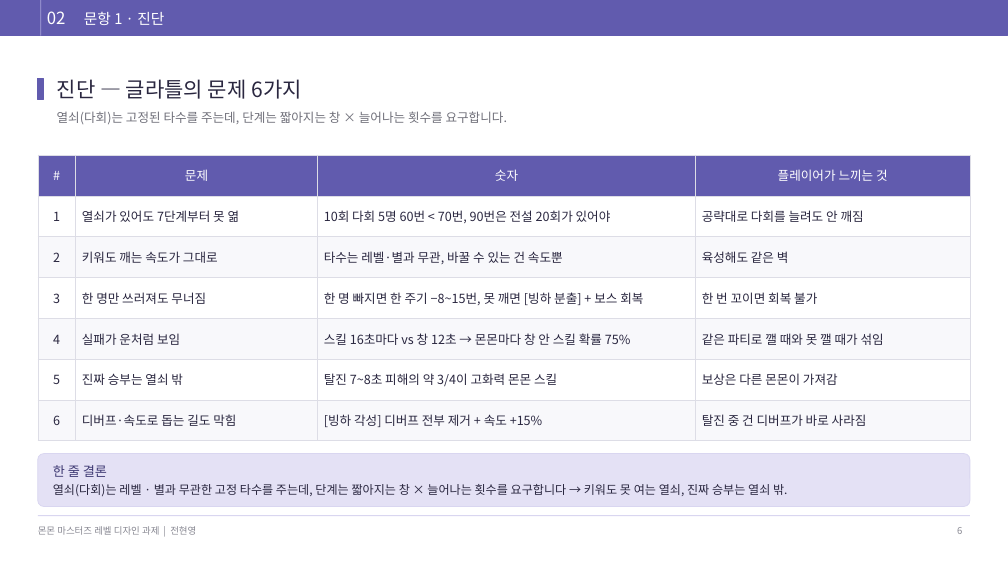
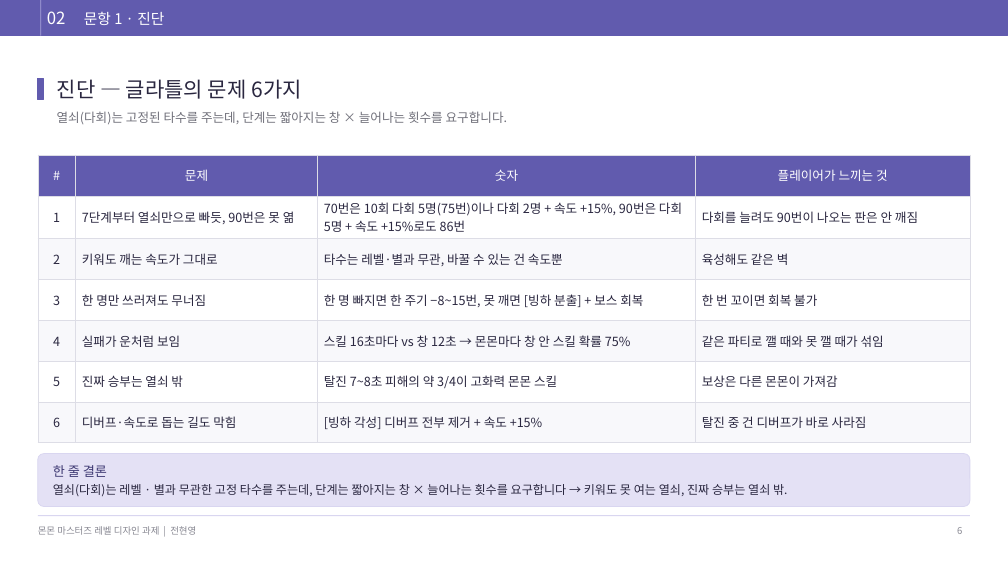
Before and after one commit to junhy96/MonMonCombat, a slide deck: slide 6 of docs/deck/monmon-assignment-draft.pptx. Drawn at 1008x567 pixels with LibreOffice and Linux fonts; fonts in the diff are those of the drawing. Boxes give left, top, right and bottom in pixels: in the first picture for what was removed or moved away, otherwise in the second. Text is boxed around its words. In the diff, an @@ line names an element or a change of style, - is before the commit and + after.

```diff
--- a/docs/deck/monmon-assignment-draft.pptx
+++ b/docs/deck/monmon-assignment-draft.pptx
@@ table at <box>38,155,970,441</box> @@
-row 2: 1 | 열쇠가 있어도 7단계부터 못 엶 | 10회 다회 5명 60번 < 70번, 90번은 전설 20회가 있어야 | 공략대로 다회를 늘려도 안 깨짐
+row 2: 1 | 7단계부터 열쇠만으로 빠듯, 90번은 못 엶 | 70번은 10회 다회 5명(75번)이나 다회 2명 + 속도 +15%, 90번은 다회 5명 + 속도 +15%로도 86번 | 다회를 늘려도 90번이 나오는 판은 안 깨짐
```
Also in this commit, not shown: 14 other slides changed, 4 other files.
